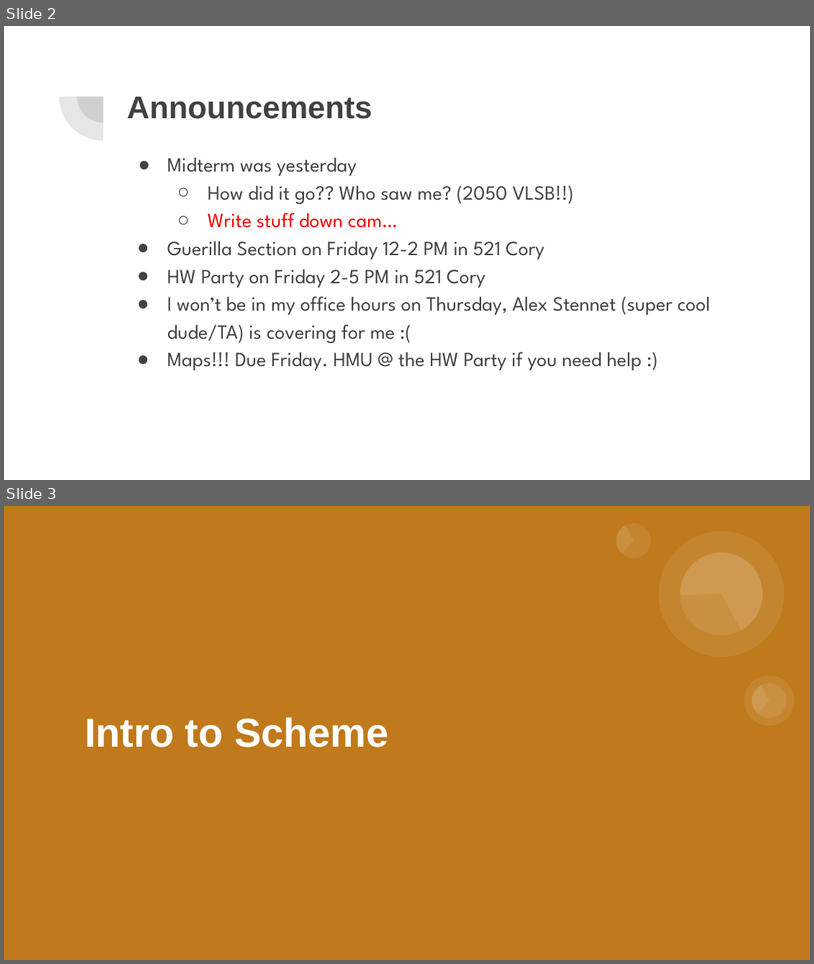
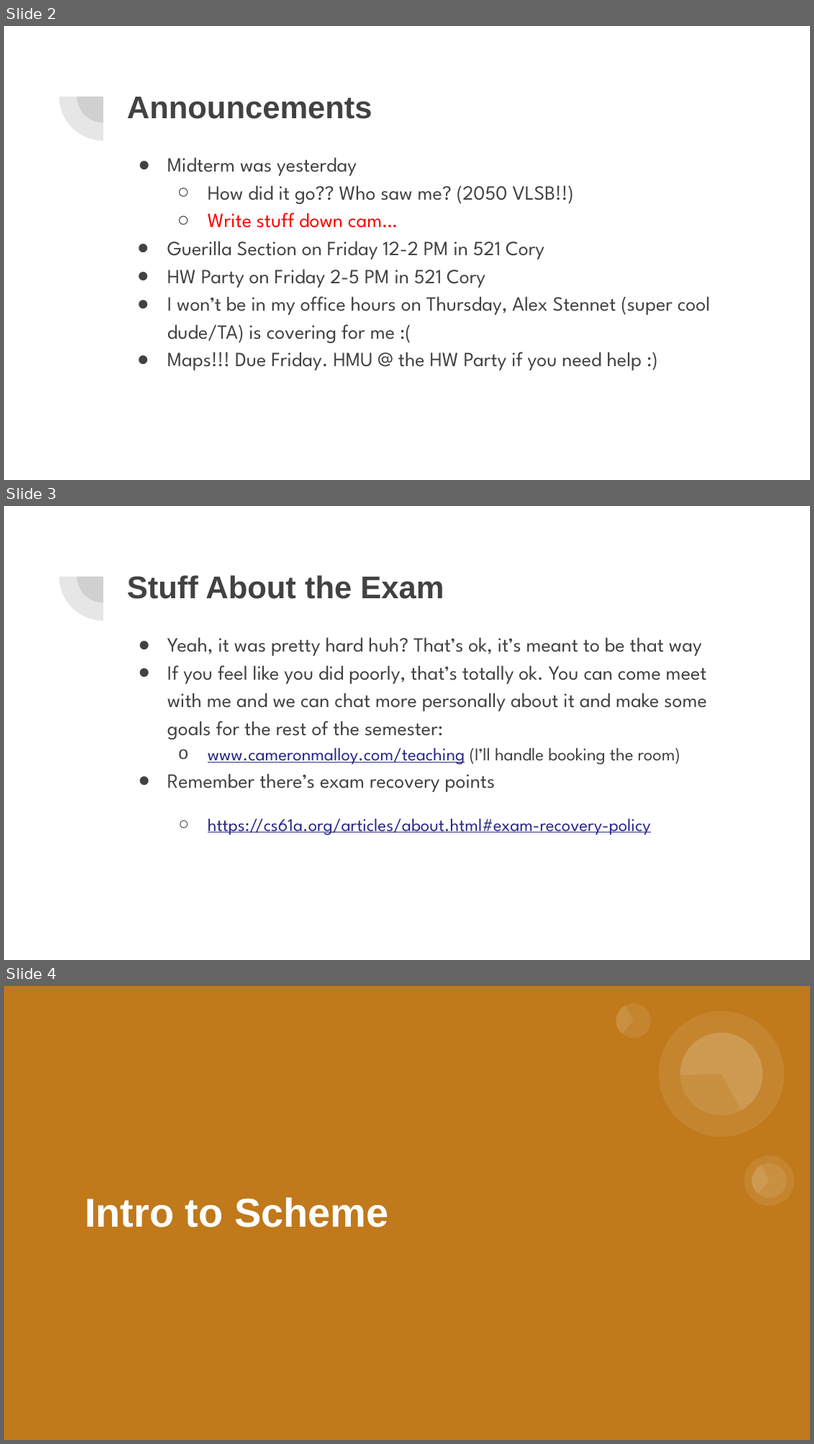
Before and after one commit to cameronmalloy/cameron-malloy, a slide deck: public/pdfs/lab6slides.pptx. Shown one above the other, each under a label of ours: slides 2 and 3 before the commit, slides 2, 3 and 4 after it. The pictures are 814x964 and 814x1444 pixels, drawn with LibreOffice and Linux fonts; fonts in the diff are those of the drawing. Boxes give left, top, right and bottom in pixels: in the first picture for what was removed or moved away, otherwise in the second. Text is boxed around its words. In the diff, an @@ line names an element or a change of style, - is before the commit and + after.

```diff
--- a/public/pdfs/lab6slides.pptx
+++ b/public/pdfs/lab6slides.pptx
@@ slide 3 added at [4, 506, 810, 960], background #FFFFFF; not listed: 2 template elements that a slide beside it also shows @@
@@ title added at [127, 575, 444, 599], 28 pt, text #424242, bold @@
+Stuff About the Exam
@@ text added at [167, 637, 707, 835], 18 pt, text #424242 @@
+● Yeah, it was pretty hard huh? That’s ok, it’s meant to be that way
+● If you feel like you did poorly, that’s totally ok. You can come meet with me and we can chat more personally about it and make some goals for the rest of the semester:
+  o www.cameronmalloy.com/teaching (I’ll handle booking the room)
+● Remember there’s exam recovery points
+  ○ https://cs61a.org/articles/about.html#exam-recovery-policy
@@ what was slide 3 is now slide 4 @@
```
Also in this commit, not shown: 1 slide changed, 16 other slides added, 1 slide removed, 1 other file.
